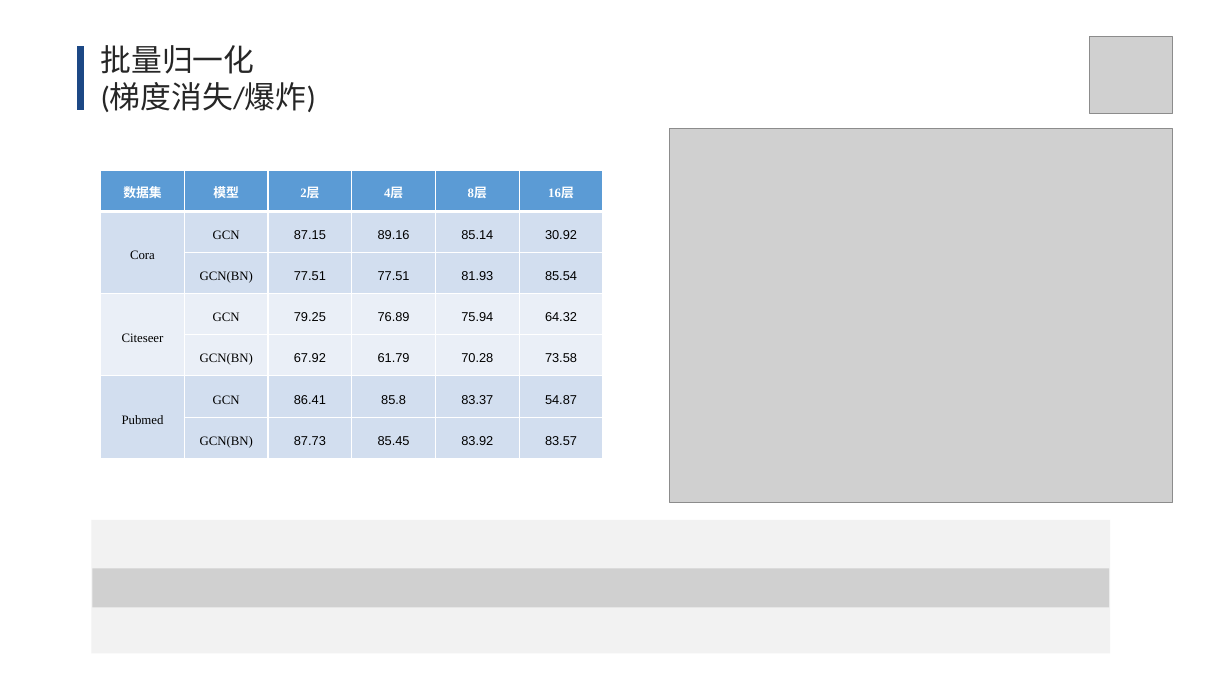
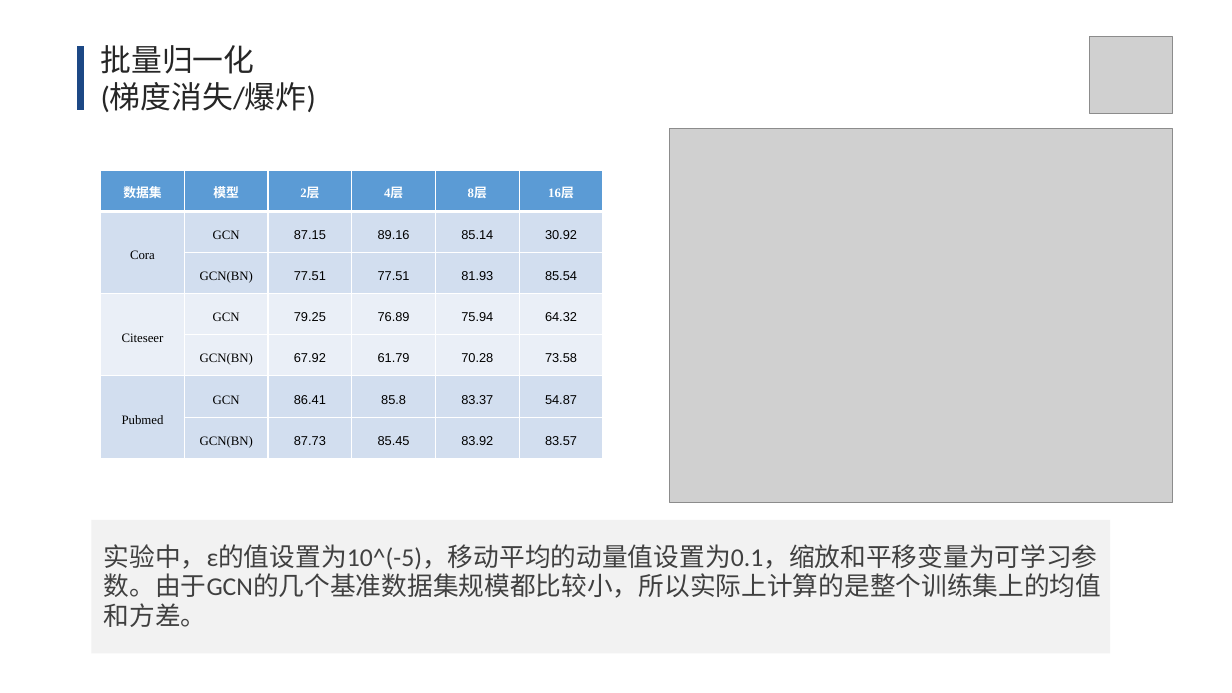
Before and after one commit to lt610/DeepGCN, a slide deck: slide 22 of 毕设提交/ppt/答辩ppt.pptx (slide 21 before the commit). Drawn at 1232x693 pixels with LibreOffice and Linux fonts; fonts in the diff are those of the drawing; grey boxes stand for pictures. Boxes give left, top, right and bottom in pixels: in the first picture for what was removed or moved away, otherwise in the second. Text is boxed around its words. In the diff, an @@ line names an element or a change of style, - is before the commit and + after.

```diff
--- a/毕设提交/ppt/答辩ppt.pptx
+++ b/毕设提交/ppt/答辩ppt.pptx
@@ picture removed at <box>92,568,1109,607</box> @@
@@ text added at <box>104,544,1102,627</box>, 20 pt, text #404040 @@
+实验中，ε的值设置为10^(-5)，移动平均的动量值设置为0.1，缩放和平移变量为可学习参数。由于GCN的几个基准数据集规模都比较小，所以实际上计算的是整个训练集上的均值和方差。
```
Also in this commit, not shown: 2 other slides changed, 8 slides added, 1 slide removed, 3 other files.
